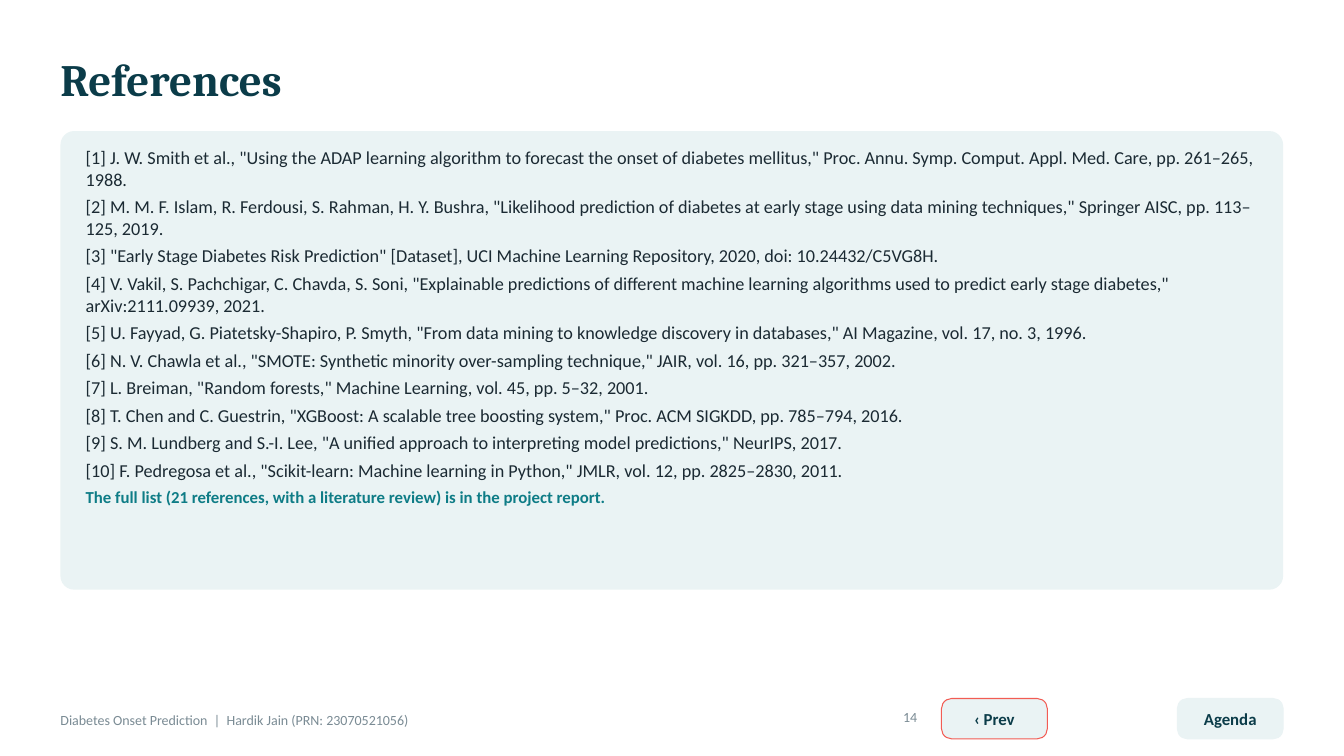
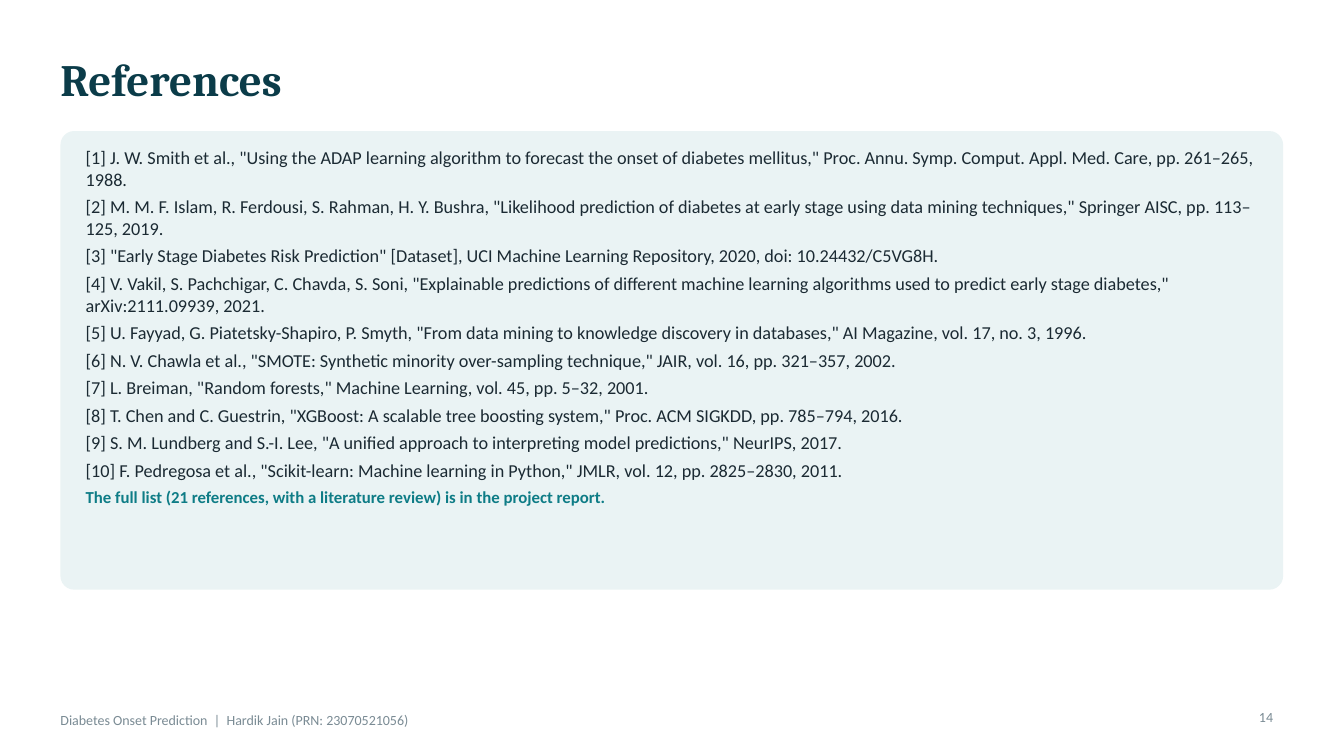
Before and after one commit to hardikjain2005/-Predictive-Analytics-CA-3-Diabetes-Onset-Prediction-Using-Machine-Learning, a slide deck: slide 14 of Diabetes_Onset_Prediction_Presentation .pptx. Drawn at 1344x756 pixels with LibreOffice and Linux fonts; fonts in the diff are those of the drawing. Boxes give left, top, right and bottom in pixels: in the first picture for what was removed or moved away, otherwise in the second. Text is boxed around its words. In the diff, an @@ line names an element or a change of style, - is before the commit and + after.

```diff
--- a/Diabetes_Onset_Prediction_Presentation .pptx
+++ b/Diabetes_Onset_Prediction_Presentation .pptx
@@ rounded rectangle removed at [942, 699, 1048, 739] @@
-‹ Prev
@@ rounded rectangle removed at [1178, 699, 1284, 739] @@
-Agenda
@@ page number: place and size @@
-page number at [903, 713, 917, 722]
+page number at [1259, 713, 1273, 722]
```
Also in this commit, not shown: 13 other slides changed.
